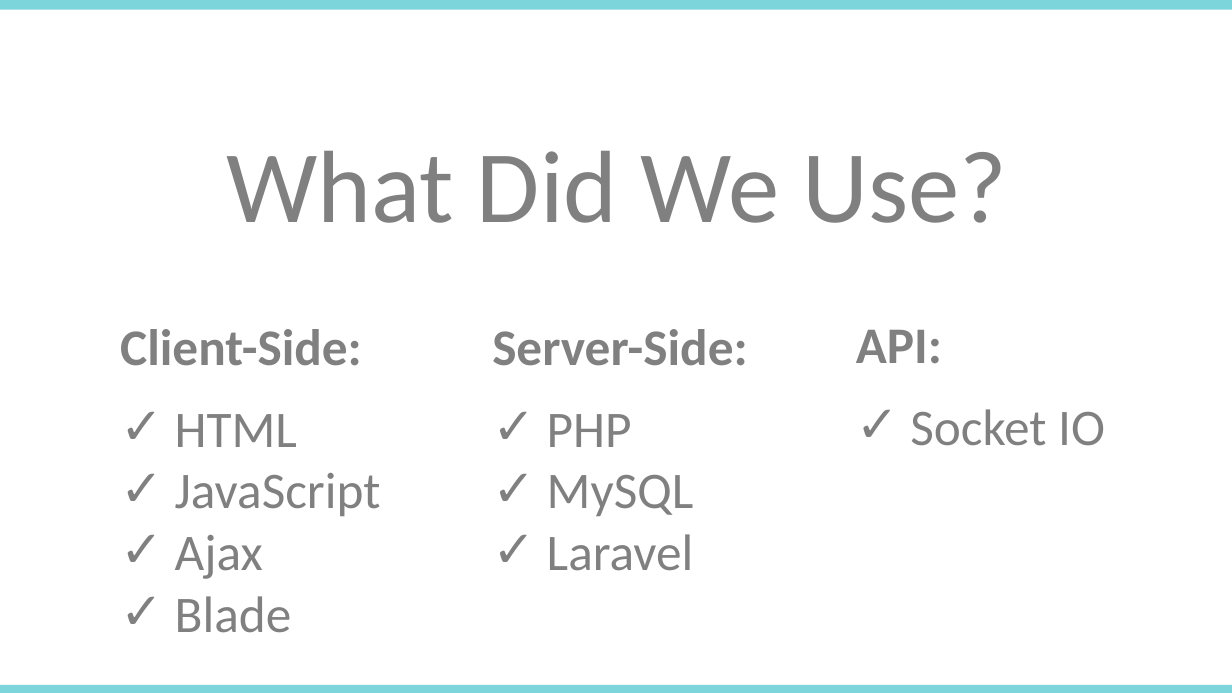
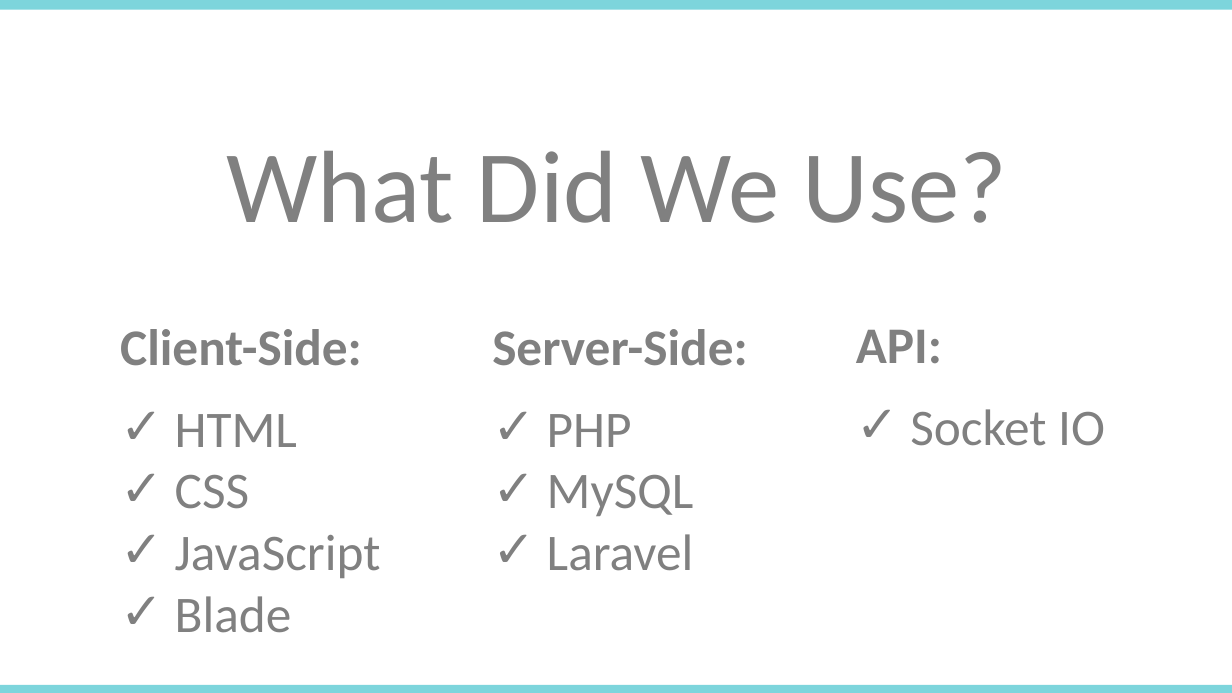
Before and after one commit to benspanda/cp476-project, a slide deck: slide 3 of CP476-Presentation-Teach-It.pptx. Drawn at 1232x693 pixels with LibreOffice and Linux fonts; fonts in the diff are those of the drawing. Boxes give left, top, right and bottom in pixels: in the first picture for what was removed or moved away, otherwise in the second. Text is boxed around its words. In the diff, an @@ line names an element or a change of style, - is before the commit and + after.

Commit message:
small presentation change

```diff
--- a/CP476-Presentation-Teach-It.pptx
+++ b/CP476-Presentation-Teach-It.pptx
@@ text at (175,475,249,509): paragraph added @@
+✓ CSS
@@ text at (175,535,263,579): paragraph removed @@
-✓ Ajax
```
